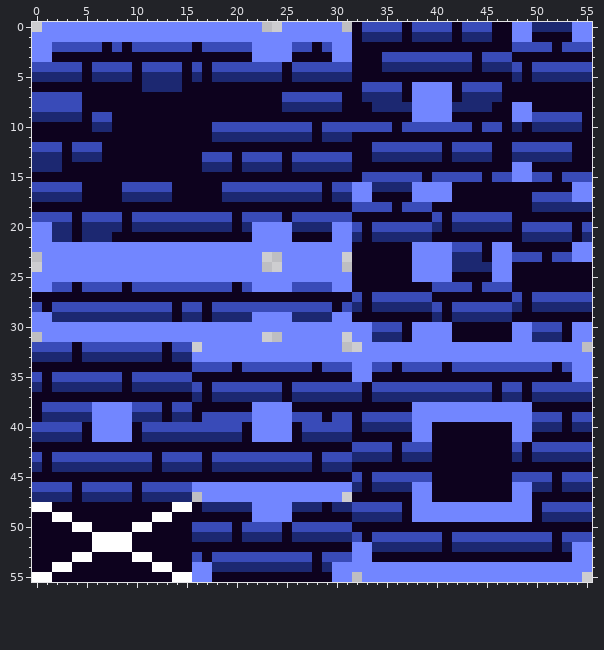
Pixel-art sprite, stored at Assets/Sprites/Tiles/Brick_v2_.png. The first picture shows the starting point.
The file is 56x56 pixels.
After the commit:
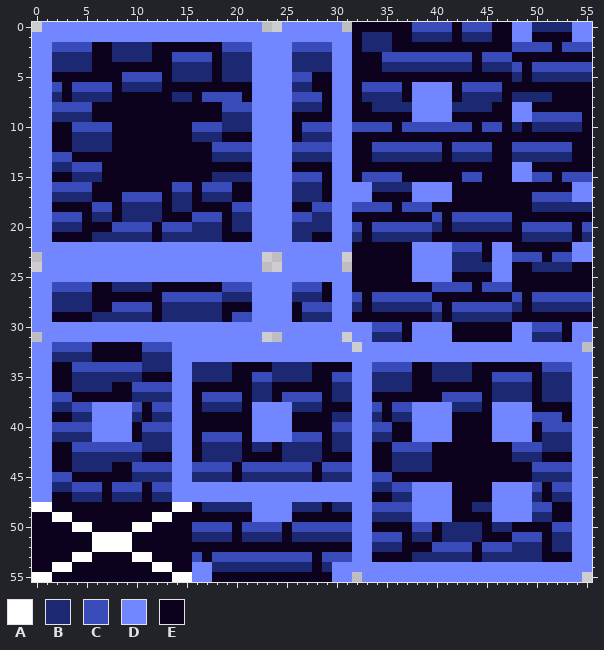
Palette (. is transparent): A #ffffff  B #1c2871  C #394bb8  D #7286ff  E #0d021e
Difference:
y 0: x 33..36 CCCC -> EEEE
y 1: x 36 B -> E
y 2: x 6 C -> E; x 8..15 CECCCCCC -> BBBBEEEE; x 17..18 CC -> EE; x 28 E -> C; x 33..35 EEE -> BBB
y 3: x 2..5 EEEE -> BBBB; x 8..11 EEEE -> BBBB; x 14..17 EEEE -> CCCC; x 19..21 EEE -> BBB; x 26..29 EEEE -> BBBB
y 4: x 0..9 CCCCCECCCC -> DDBBBBEEEE; x 11..31 CCCCECECCCCCCCECCCCCC -> EEEBBBBEBBBDDDDBBBBDD
y 5: x 0..4 BBBBB -> DDEEE; x 6..13 BBBBEBBB -> EEECCCCE; x 15 E -> B; x 17..18 EB -> BE; x 22..31 BBBEBBBBBB -> DDDDCCEEDD
y 6: x 0..2 EEE -> DDC; x 4..7 EEEE -> CCCC; x 9..10 EE -> BB; x 13..14 BB -> EE; x 22..27 EEEEEE -> DDDDBB; x 30..31 EE -> DD
y 7: x 0..7 CCCCCEEE -> DDBEBBBB; x 14..15 EE -> BB; x 17..20 EEEE -> CCCC; x 22..25 EEEC -> DDDD; x 29..31 CCE -> EDD; x 48..51 EEEE -> BBBB
y 8: x 0..1 CC -> DD; x 5 E -> C; x 19..25 EEEEEEB -> CCCDDDD; x 29..31 BBE -> EDD
y 9: x 0..1 BB -> DD; x 5..7 ECC -> BEE; x 19..25 EEEEEEE -> BBBDDDD; x 30..31 EE -> DD
y 10: x 0..1 EE -> DD; x 4..7 EEBB -> CCCC; x 16..17 EE -> CC; x 19..26 CCCCCCCC -> BBBDDDDE; x 28 E -> C; x 30..31 CC -> DD
y 11: x 0..1 EE -> DD; x 4..7 EEEE -> BBBB; x 16..17 EE -> BB; x 19..26 BBBBBBBB -> EEEDDDDE; x 28 E -> B; x 30..31 BB -> DD
y 12: x 0..2 CCC -> DDE; x 4..7 CCCE -> BBBB; x 18..31 EEEEEEEEEEEEEE -> CCCCDDDDCCCCDD
y 13: x 0..6 BBBEBBB -> DDCCEEE; x 17..31 CCCECCCCECCCCCC -> EBBBBDDDDBBBBDD
y 14: x 0..1 BB -> DD; x 3..6 EEEE -> BCCC; x 17..19 BBB -> EEE; x 21..31 BBBBEBBBBBB -> EDDDDEEEEDD
y 15: x 0..1 EE -> DD; x 4..6 EEE -> BBB; x 18..28 EEEEEEEEEEE -> BBBBDDDDCCC; x 30..31 EE -> DD; x 37..38 CC -> EE; x 40..42 CCC -> EEE; x 46..47 CC -> EE
y 16: x 0..1 CC -> DD; x 5 E -> C; x 9..15 CCCCCEE -> EEEEECC; x 17..18 EE -> CC; x 20..28 CCCCCCCCC -> EEDDDDBBB; x 30..31 CC -> DD
y 17: x 0..1 BB -> DD; x 5 E -> B; x 9..15 BBBBBEE -> CCCCEBB; x 17..18 EE -> BB; x 20..25 BBBBBB -> EEDDDD; x 30..31 BB -> DD
y 18: x 0..1 EE -> DD; x 6..7 EE -> CC; x 9..12 EEEE -> BBBB; x 14..15 EE -> BB; x 20..25 EEEEEE -> CCDDDD; x 28..31 EEEE -> CCDD
y 19: x 0..1 CC -> DD; x 4..15 ECCCCECCCCCC -> CEBBEBBBBEEE; x 19..25 CECCCCE -> EBBDDDD; x 28..31 CCCC -> BBDD
y 20: x 4..15 EBBBBEBBBBBB -> BEEECCCCECCC; x 19..20 BE -> EB
y 21: x 2..3 BB -> EE; x 5 B -> E; x 8..11 EEEE -> BBBB; x 13..18 EEEEEE -> BBBBBB; x 26..27 EE -> BB
y 24: x 50..53 EEEE -> BBBB
y 26: x 4 E -> C; x 6..18 CCCECCCCCCCCC -> EEBBBBEEEEEEE; x 20 E -> C; x 29 C -> E
y 27: x 0..5 EEEEEE -> DDBBBB; x 13..28 EEEEEEEEEEEEEEEE -> CCCCCCBBBDDDDBBB; x 30..31 EE -> DD
y 28: x 0..7 CECCCCCC -> DDBBBBEE; x 12..26 CCECCECCCCCCCCC -> EBBBBBBEEEDDDDE; x 30..31 EC -> DD
y 29: x 2..5 BBBB -> EEEE; x 12 B -> E; x 14 E -> B; x 17 E -> B; x 19..21 BBB -> ECC; x 26 B -> E
y 32: x 0..1 CC -> DD; x 4 E -> C; x 6..10 CCCCC -> EEEEE; x 13..16 ECC. -> CDDD; x 31 . -> D
y 33: x 0..1 BB -> DD; x 4 E -> B; x 6..10 BBBBB -> EEEEE; x 13..15 EBB -> BDD
y 34: x 0..1 EE -> DD; x 4..19 EEEEEEEEEEEECCCC -> CCCCCCCBBBDDBBBB; x 21..27 CCCCCCC -> EEEBBBB; x 29..31 CCC -> EEE; x 36 E -> C; x 38..50 CCCECCCCCCCCC -> EEBBBBEEEEEEE; x 52 E -> C
y 35: x 0..19 CECCCCCCCECCCCCCEEEE -> DDEEBBBBBBBEEEDDBBBB; x 22..27 EEEEEE -> CCBBBB; x 30..31 EE -> CC; x 34..37 EEEE -> BBBB; x 40..43 EEEE -> BBBB; x 46..49 EEEE -> CCCC; x 51..53 EEE -> BBB
y 36: x 0..3 BEBB -> DDEE; x 8 B -> E; x 10..16 BBBBBBC -> CCCCDDE; x 18..24 CCCCCCC -> EEEEBBE; x 26..55 CCCCCCCECCCCCCCCCCCCECCECCCCCC -> EEEEBBDDBBBBEEEEEEEEBBBBEBBBDD
y 37: x 0..3 EEEE -> DDCC; x 10..21 EEEEEEBEBBBB -> BBBBDDECCCCE; x 24..29 BEBBBB -> ECCCCE; x 32..46 BEBBBBBBBBBBBBE -> DDEEEEEEECCCCEB; x 49..50 EB -> BE; x 54..55 BB -> DD
y 38: x 0..3 ECCC -> DDBB; x 11 C -> E; x 13..15 ECC -> CDD; x 17..20 EEEE -> BBBB; x 26..28 EEE -> BBB; x 32..34 EEE -> DDC; x 36..37 EE -> CC; x 42..45 DDDD -> BBBE; x 54..55 EE -> DD
y 39: x 0..3 EBBB -> DDEE; x 11 B -> E; x 13..15 EBB -> BDD; x 17..21 CCCCC -> EEEEE; x 26..28 CCC -> EEE; x 30..37 CCECCCCC -> BBDDBEBB; x 42..45 DDDD -> EEEE; x 54..55 CC -> DD
y 40: x 0..1 CC -> DD; x 5 E -> C; x 14..20 CCCCCCC -> DDEEEEE; x 27..29 CCC -> EEE; x 32..37 EBBBBB -> DDCCEE; x 40..41 EE -> DD; x 46..47 EE -> DD; x 50..55 BBBEBB -> ECCCDD
y 41: x 0..1 BB -> DD; x 5 E -> B; x 14..20 BBBBBBB -> DDECCCC; x 26..29 EBBB -> CCCE; x 32..35 EEEE -> DDBB; x 40..41 EE -> DD; x 46..47 EE -> DD; x 51..55 EEEEE -> BBBDD
y 42: x 0..1 EE -> DD; x 4..15 EEEEEEEEEEEE -> CCCCCCCBBBDD; x 17..20 EEEE -> BBBB; x 22..23 EE -> BB; x 25..28 EEEE -> BBBB; x 30..36 EECCCCE -> BBDDEEC; x 49 E -> C; x 51..55 CCCCC -> BBBDD
y 43: x 0..11 CECCCCCCCCCC -> DDEEBBBBBBBE; x 13..36 CCCCECCCCCCCCCCECCCBBBBE -> EDDEBBBBEEEEBBBBEEEDDEEB; x 49 E -> B; x 51..55 BBBBB -> EEEDD
y 44: x 0..3 BEBB -> DDEE; x 8..27 BBBBEBBBBEBBBBBBBBBB -> EECCCCDDCCCCECCCCCCC; x 29..33 BBBEE -> CCCDD; x 36..39 EEEE -> BBBB; x 50..55 EEEEEE -> CCCCDD
y 45: x 0..3 EEEE -> DDCC; x 10..19 EEEEEEEEEE -> BBBBDDBBBB; x 21..27 EEEEEEE -> BBBBBBB; x 29..33 EEECE -> BBBDD; x 36..39 CCCC -> EEEE; x 48..55 CCCCECCC -> EEBBBBDD
y 46: x 0..4 CCCCE -> DDBBC; x 7 C -> E; x 10..11 EC -> CE; x 14..15 CC -> DD; x 32..33 BE -> DD; x 36..37 BB -> CC; x 40..41 EE -> DD; x 46..47 EE -> DD; x 50..55 BBEBBB -> CECCDD
y 47: x 0..4 BBBBE -> DDEEB; x 7 B -> E; x 10..11 EB -> BE; x 14..16 BB. -> DDD; x 31..33 .EE -> DDD; x 36..37 EE -> BB; x 40..41 EE -> DD; x 46..47 EE -> DD; x 50 E -> B; x 52..55 EEEE -> BBDD
y 48: x 32..33 CC -> DD; x 37 E -> C; x 42..45 DDDD -> EEBB; x 50 E -> C; x 52..55 CCCC -> EEDD
y 49: x 32..33 BB -> DD; x 37 E -> B; x 42..45 DDDD -> EEEE; x 50 E -> B; x 52..55 BBBB -> EEDD
y 50: x 32..33 EE -> DD; x 38..39 EE -> CC; x 41..44 EEEE -> BBBB; x 46..47 EE -> BB; x 52..55 EEEE -> CCDD
y 51: x 32..33 CE -> DD; x 37..47 CCCCECCCCCC -> EBBEBBBBEEE; x 51..55 CECCC -> EBBDD
y 52: x 37..47 BBBBEBBBBBB -> EEECCCCECCC; x 51..52 BE -> EB
y 53: x 38..43 EEEEEE -> BBBBBB; x 45..50 EEEEEE -> BBBBBB
